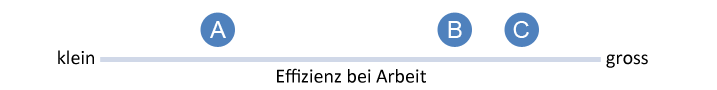
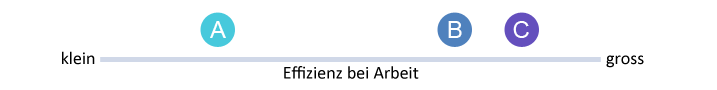
Layered file, before and after one edit (717x90). Changes by layer:
painted on "Effizienz bei Arbeit" over [277, 66, 426, 83]
painted on "gross" over [606, 54, 648, 68]
painted on "klein" over [58, 50, 95, 65]
painted on "Form 4" over [504, 12, 539, 47]
painted on "Form 2" over [200, 12, 235, 47]
